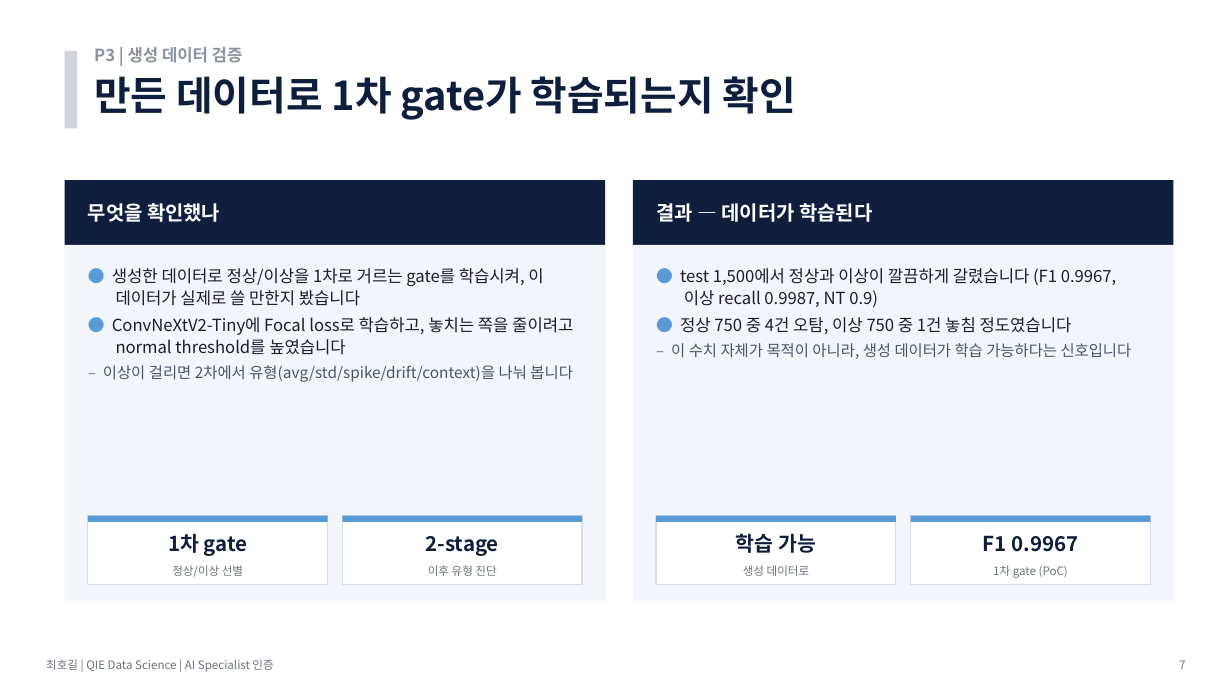
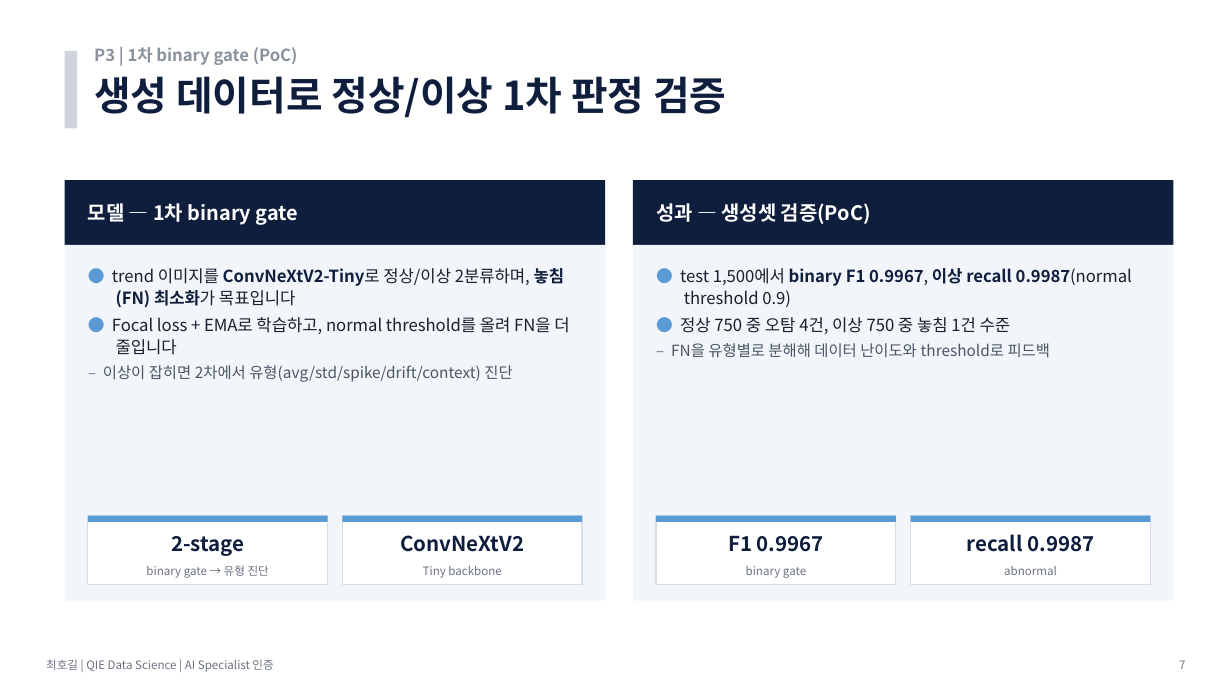
Before and after one commit to hogil/fbm_paper, a slide deck: slide 7 of recommendation/presentation/발표_P3_데이터생성_최호길.pptx. Drawn at 1232x693 pixels with LibreOffice and Linux fonts; fonts in the diff are those of the drawing. Boxes give left, top, right and bottom in pixels: in the first picture for what was removed or moved away, otherwise in the second. Text is boxed around its words. In the diff, an @@ line names an element or a change of style, - is before the commit and + after.

```diff
--- a/recommendation/presentation/발표_P3_데이터생성_최호길.pptx
+++ b/recommendation/presentation/발표_P3_데이터생성_최호길.pptx
@@ text at (94, 47, 298, 65): text changed @@
-P3 | 생성 데이터 검증
+P3 | 1차 binary gate (PoC)
@@ text at (94, 76, 726, 118): text changed @@
-만든 데이터로 1차 gate가 학습되는지 확인
+생성 데이터로 정상/이상 1차 판정 검증
@@ text at (88, 203, 298, 225): text changed @@
-무엇을 확인했나
+모델 — 1차 binary gate
@@ text at (656, 203, 871, 224): text changed @@
-결과 — 데이터가 학습된다
+성과 — 생성셋 검증(PoC)
@@ text at (103, 268, 569, 382): text changed @@
-● 생성한 데이터로 정상/이상을 1차로 거르는 gate를 학습시켜, 이 데이터가 실제로 쓸 만한지 봤습니다
-● ConvNeXtV2-Tiny에 Focal loss로 학습하고, 놓치는 쪽을 줄이려고 normal threshold를 높였습니다
-  – 이상이 걸리면 2차에서 유형(avg/std/spike/drift/context)을 나눠 봅니다
+● trend 이미지를 ConvNeXtV2-Tiny로 정상/이상 2분류하며, 놓침(FN) 최소화가 목표입니다
+● Focal loss + EMA로 학습하고, normal threshold를 올려 FN을 더 줄입니다
+  – 이상이 잡히면 2차에서 유형(avg/std/spike/drift/context) 진단
@@ text at (671, 268, 1132, 357): text changed @@
-● test 1,500에서 정상과 이상이 깔끔하게 갈렸습니다 (F1 0.9967, 이상 recall 0.9987, NT 0.9)
-● 정상 750 중 4건 오탐, 이상 750 중 1건 놓침 정도였습니다
-  – 이 수치 자체가 목적이 아니라, 생성 데이터가 학습 가능하다는 신호입니다
+● test 1,500에서 binary F1 0.9967, 이상 recall 0.9987(normal threshold 0.9)
+● 정상 750 중 오탐 4건, 이상 750 중 놓침 1건 수준
+  – FN을 유형별로 분해해 데이터 난이도와 threshold로 피드백
@@ text at (171, 536, 244, 556): text changed @@
-1차 gate
+2-stage
@@ text at (400, 535, 524, 552): text changed @@
-2-stage
+ConvNeXtV2
@@ text at (728, 535, 824, 552): text changed @@
-학습 가능
+F1 0.9967
@@ text at (967, 534, 1094, 552): text changed @@
-F1 0.9967
+recall 0.9987
@@ text at (146, 565, 269, 578): text changed @@
-정상/이상 선별
+binary gate → 유형 진단
@@ text at (423, 566, 501, 578): text changed @@
-이후 유형 진단
+Tiny backbone
@@ text at (746, 566, 806, 578): text changed @@
-생성 데이터로
+binary gate
@@ text at (1004, 566, 1057, 575): text changed @@
-1차 gate (PoC)
+abnormal
```
Also in this commit, not shown: 6 other slides changed, 1 slide removed, 1 other file.
